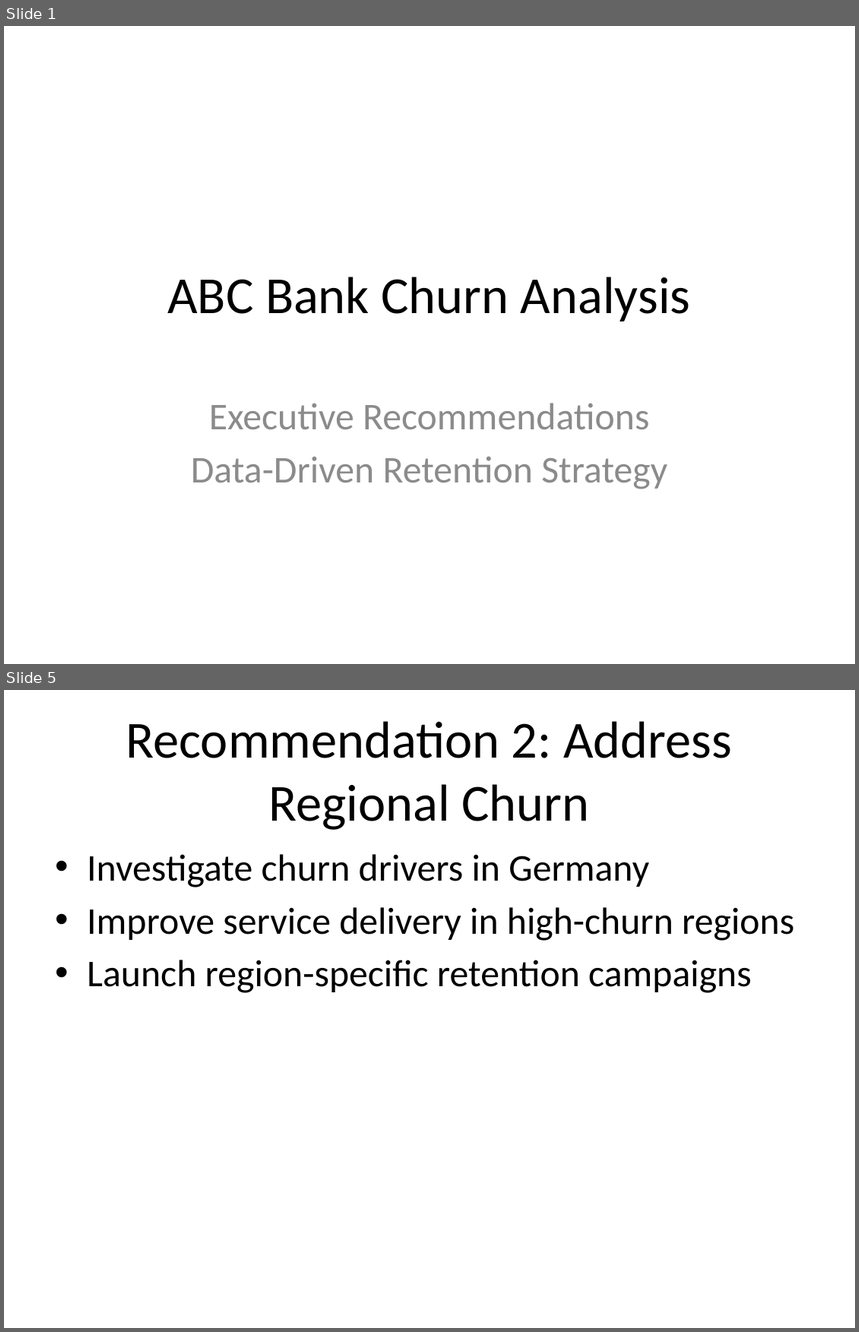
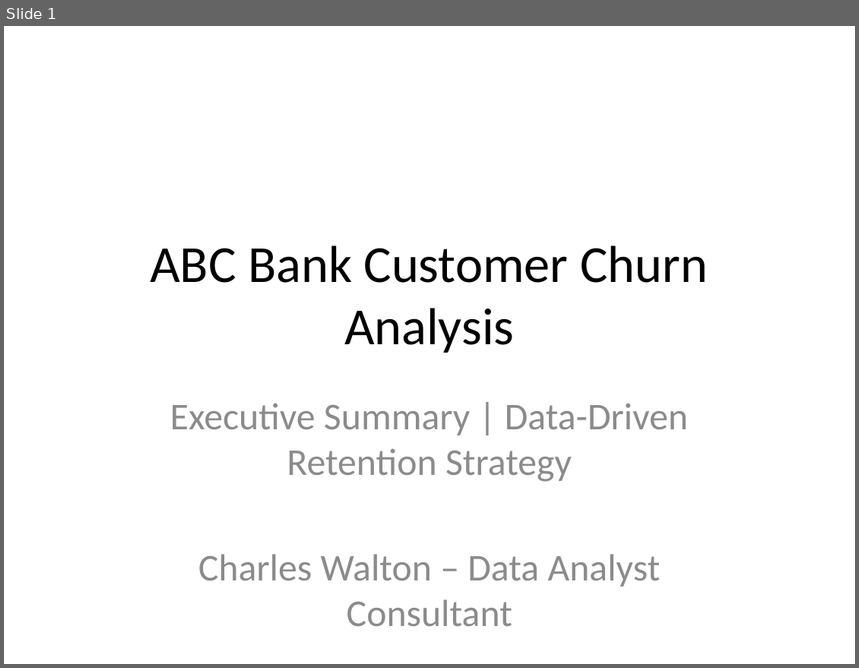
Before and after one commit to cwalton133/abc-bank-churn-analysis, a slide deck: slides/ABC_Bank_Churn_Recommendations.pptx. Shown one above the other, each under a label of ours: slides 1 and 5 before the commit, slide 1 after it; the slides between them are not shown. The pictures are 859x1332 and 859x668 pixels, drawn with LibreOffice and Linux fonts; fonts in the diff are those of the drawing. Boxes give left, top, right and bottom in pixels: in the first picture for what was removed or moved away, otherwise in the second. Text is boxed around its words. In the diff, an @@ line names an element or a change of style, - is before the commit and + after.

```diff
--- a/slides/ABC_Bank_Churn_Recommendations.pptx
+++ b/slides/ABC_Bank_Churn_Recommendations.pptx
@@ slide 5 removed at (x1=4, y1=690, x2=855, y2=1328), background #FFFFFF @@
@@ title removed at (x1=126, y1=721, x2=732, y2=830) @@
-Recommendation 2: Address Regional Churn
@@ text removed at (x1=87, y1=854, x2=794, y2=993) @@
-• Investigate churn drivers in Germany
-• Improve service delivery in high-churn regions
-• Launch region-specific retention campaigns
@@ slide 1 changed as well @@
@@ title at (x1=150, y1=246, x2=708, y2=353): text changed @@
-ABC Bank Churn Analysis
+ABC Bank Customer Churn Analysis
@@ subtitle at (x1=170, y1=404, x2=688, y2=626): text changed @@
-Executive Recommendations
-Data-Driven Retention Strategy
+Executive Summary | Data-Driven Retention Strategy
+Charles Walton – Data Analyst Consultant
```
Also in this commit, not shown: 3 other slides changed, 6 slides added, 5 other slides removed.
